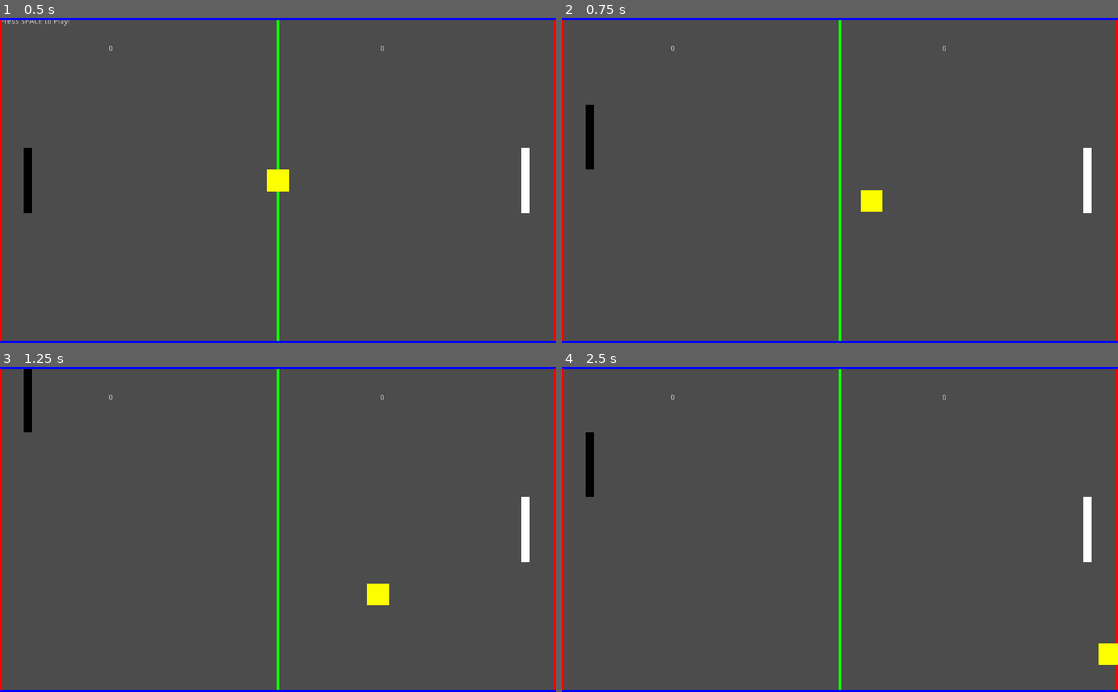
Above: before the commit, frames 1-4 (two rows, left to right).
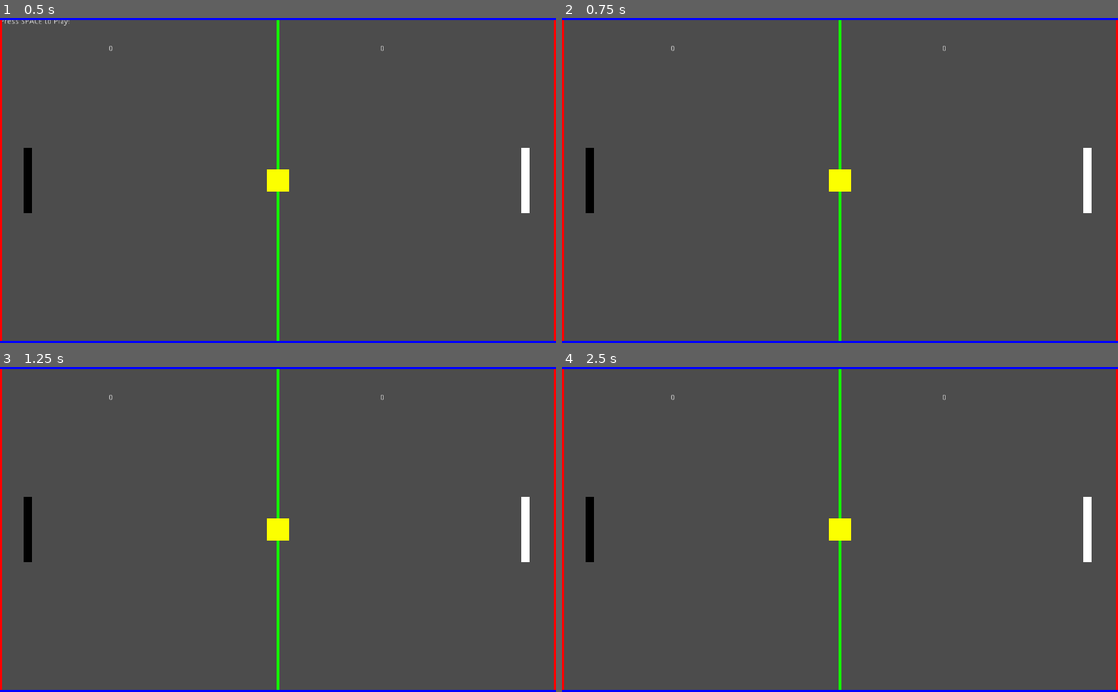
Above: after the commit, the same moments.

Repository: Usatas/Battle-Pong
Game: Godot game, scene res://Main.tscn
Two runs of this game, one before a commit and one after it. Both use one fixed random seed, a clock stepped at 60 frames per second and the inputs below.
Inputs (mouse positions are in pixels of both pictures, inside the frame that each line leads up to):
- Up to frame 1 (0.5 s): no input
- Up to frame 2 (0.75 s): tap Space (start_game, bound only after the commit) at 0.5, 0.6 s; move the mouse to (962, 164) at 0.52 s; hold W (player_one_up) from 0.53 s (still down); click (962, 164) at 0.67 s
- Up to frame 3 (1.25 s): keep holding W (player_one_up)
- Up to frame 4 (2.5 s): move the mouse to (728, 545) at 1.27 s; release W (player_one_up) at 1.28 s; hold S (player_one_down) 1.28-2.03 s; tap Space (start_game, bound only after the commit) at 1.35, 2.1 s; move the mouse to (895, 458) at 2.02 s; hold W (player_one_up) from 2.03 s (still down)

Frame 1 is identical in both runs. In frame 2, 0.9% of the frame differs, in the area x 4-58%, y 26-61%; in frame 3, 1.1%, in the area x 4-70%, y 0-74%; in frame 4, 1.1%.

Commit message:
Zwei Pyhton-Skripte können sich nun mit dem Spiel verbinden, ihren Step schicken und erhalten als Antwort die Observation als JSON. Ein Step (Derzeit Spielzeit 0,1s) müssen beide KI's ihren nächsten Step an das Spiel geschickt haben.

Diff:
--- a/Battle Pong/Ball.gd
+++ b/Battle Pong/Ball.gd
@@ -70,6 +70,9 @@
 func set_playing(_playing):
     playing = _playing
 
+func set_pause(value):
+    get_tree().paused=value
+
 func start(pos):
     position = pos
     show()
@@ -80,3 +83,6 @@
     if rand_range(-1,1)<0:
         velocity.x*=-1
     print(velocity)
+
+func get_observation():
+    return {"velocity":{"X":velocity.x,"Y":velocity.y}, "position":{"X":position.x,"Y":position.y}}
--- a/Battle Pong/Ball.tscn
+++ b/Battle Pong/Ball.tscn
@@ -17,6 +17,7 @@
 extents = Vector2( 6.66667, 6.66419 )
 
 [node name="Ball" type="KinematicBody2D"]
+pause_mode = 1
 collision_layer = 8
 collision_mask = 7
 motion/sync_to_physics = true
--- a/Battle Pong/Main.gd
+++ b/Battle Pong/Main.gd
@@ -1,9 +1,21 @@
 extends Node
+
+# The port we will listen to.
+const PORT = 9080
+# Our WebSocketServer instance.
+var _server = WebSocketServer.new()
+var player_one_client_id
+var player_two_client_id
+var deltaN = 0
+var action_player_one =  InputEventAction.new()
+var next_step_player_one = false
+var action_player_two =  InputEventAction.new()
+var next_step_player_two = false
 
 var Ball = preload("Ball.tscn")
 var ball = Ball.instance()
-var score_player_one =0
-var score_player_two=0
+var score_player_one = 0
+var score_player_two = 0
 
 var playing = false
 var score_event = false
@@ -15,11 +27,28 @@
 var message = SPACE_TO_PLAY
 
 func _ready():
+    # Connect base signals to get notified of new client connections,
+    # disconnections, and disconnect requests.
+    _server.connect("client_connected", self, "_connected")
+    _server.connect("client_disconnected", self, "_disconnected")
+    _server.connect("client_close_request", self, "_close_request")
+    # This signal is emitted when not using the Multiplayer API every time a
+    # full packet is received.
+    # Alternatively, you could check get_peer(PEER_ID).get_available_packets()
+    # in a loop for each connected peer.
+    _server.connect("data_received", self, "_on_data")
+    # Start listening on the given port.
+    var err = _server.listen(PORT)
+    if err != OK:
+        print("Unable to start server")
+        set_process(false)
+
     set_ball()
     $PlayerOne.start($StartPositionPlayerOne.position)
     $PlayerTwo.start($StartPositionPlayerTwo.position)
     display_message()
     update_score()
+    pause()
 
 func _input(_event):
     if Input.is_key_pressed(KEY_SPACE):
@@ -38,6 +67,9 @@
 
 
 func _process(delta):
+    # print(delta)
+    _server.poll() # in in steuerung durch Timer auslagern, damit der Process durch Pause lahm gelegt werden kann
+
     check_point_scored()
     handle_score_event()
     handle_game_end()
@@ -46,6 +78,7 @@
     if ball.position.x <= 0:
         score_event = true
         score_player_two += 1
+
     if ball.position.x >= 1024:
         score_event = true
         score_player_one += 1
@@ -82,7 +115,6 @@
     $PlayerTwo.start($StartPositionPlayerTwo.position)
     $StartTimer.start()
 
-
 func remove_ball():
     remove_child(ball)
 
@@ -114,3 +146,142 @@
 func _on_PlayerOne_hit():
     ball.ball_hit_paddle($PlayerOne.position, $PlayerOne/CollisionShape2D.shape.extents, true)
     pass # Replace with function body.
+
+
+
+
+func _connected(id, proto):
+    # This is called when a new peer connects, "id" will be the assigned peer id,
+    # "proto" will be the selected WebSocket sub-protocol (which is optional)
+    #if(not player_one_client_id):
+    #    player_one_client_id = id
+    #if(not player_two_client_id):
+    #    player_two_client_id = id
+    print("Client %d connected with protocol: %s" % [id, proto])
+
+
+func _close_request(id, code, reason):
+    # This is called when a client notifies that it wishes to close the connection,
+    # providing a reason string and close code.
+    print("Client %d disconnecting with code: %d, reason: %s" % [id, code, reason])
+
+
+func _disconnected(id, was_clean = false):
+    # This is called when a client disconnects, "id" will be the one of the
+    # disconnecting client, "was_clean" will tell you if the disconnection
+    # was correctly notified by the remote peer before closing the socket.
+    if( player_one_client_id == id ):
+        player_one_client_id = null
+        print("Player One with Client %d disconnected, clean: %s" % [id, str(was_clean)])
+    if(player_two_client_id== id):
+        player_two_client_id = null
+        print("Player Two with Client %d disconnected, clean: %s" % [id, str(was_clean)])
+    else:
+        print("Client %d disconnected, clean: %s" % [id, str(was_clean)])
+
+
+func _on_data(id):
+    # Print the received packet, you MUST always use get_peer(id).get_packet to receive data,
+    # and not get_packet directly when not using the MultiplayerAPI.
+    var pkt = _server.get_peer(id).get_packet()
+    print("Got data from client %d: %s ... echoing" % [id, pkt.get_string_from_utf8()])
+
+    var data = (JSON.parse(pkt.get_string_from_utf8())).get_result()
+    #print(data)
+    # var player = data[0]
+    # var command = data[1]
+    #if(command == "UP"):
+    if(data):
+        for i in data:
+            print(i)
+            if(i=="player_one"):
+                player_one_client_id = id
+            if(i=="player_two"):
+                player_two_client_id = id
+            if(i == "player_one_up"):
+                action_player_one = InputEventAction.new()
+                action_player_one.action = i
+                action_player_one.pressed = true
+                Input.parse_input_event(action_player_one)
+                next_step_player_one  = true
+            if(i == "player_one_down"):
+                action_player_one = InputEventAction.new()
+                action_player_one.action = i
+                action_player_one.pressed = true
+                Input.parse_input_event(action_player_one)
+                next_step_player_one  = true
+            if(i=="player_one_nothing"):
+                next_step_player_one  = true
+            if(i == "player_two_up"):
+                action_player_two = InputEventAction.new()
+                action_player_two.action = i
+                action_player_two.pressed = true
+                Input.parse_input_event(action_player_two)
+                next_step_player_two  = true
+            if(i == "player_two_down"):
+                action_player_two = InputEventAction.new()
+                action_player_two.action = i
+                action_player_two.pressed = true
+                Input.parse_input_event(action_player_two)
+                next_step_player_two  = true
+            if(i == "player_two_nothing"):
+                next_step_player_two  = true
+            if(i == "start_game"):
+                play()
+                var return_value = get_return_value_as_utf8_JSON()
+                #print(return_value)
+                #if(player_one_client_id and action_player_one.is_pressed() == false):
+                #    _server.get_peer(player_one_client_id).put_packet(return_value)
+                #if(player_two_client_id) and action_player_two.is_pressed() == false:
+                #    _server.get_peer(player_two_client_id).put_packet(return_value)
+                _server.get_peer(id).put_packet(return_value)
+                pass
+            if(i=="connect_player"):
+                var return_value = get_return_value_as_utf8_JSON()
+                #print(return_value)
+                #if(player_one_client_id and action_player_one.is_pressed() == false):
+                #    _server.get_peer(player_one_client_id).put_packet(return_value)
+                #if(player_two_client_id) and action_player_two.is_pressed() == false:
+                #    _server.get_peer(player_two_client_id).put_packet(return_value)
+                _server.get_peer(id).put_packet(return_value)
+                pass
+    if(next_step_player_one and next_step_player_two):
+        unpause()
+        $RunTimer.start()
+
+
+func get_return_value_as_utf8_JSON():
+    var observation = {"PlayerOne":{"X":$PlayerOne.position.x,"Y":$PlayerOne.position.y}, "PlayerTwo":{"X":$PlayerTwo.position.x,"Y":$PlayerTwo.position.y}, "ball":ball.get_observation()}
+    var return_value = {"observation":observation, "reward":{"PlayerOneScore":score_player_one, "PlayerTwoScore":score_player_two}, "done":(not playing), "info":{}}
+    return (JSON.print(return_value)).to_utf8()
+
+
+func _on_RunTimer_timeout():
+    print("_RunTimer_timeout")
+    pause()
+
+    action_player_one.pressed = false
+    action_player_two.pressed = false
+    Input.parse_input_event(action_player_one)
+    Input.parse_input_event(action_player_two)
+    next_step_player_one = false
+    next_step_player_two = false
+
+    var return_value = get_return_value_as_utf8_JSON()
+    #print(return_value)
+    if(player_one_client_id):
+        _server.get_peer(player_one_client_id).put_packet(return_value)
+    if(player_two_client_id):
+        _server.get_peer(player_two_client_id).put_packet(return_value)
+
+func pause():
+    print("pause")
+    ball.set_pause(true)
+    $PlayerOne.set_pause(true)
+    $PlayerTwo.set_pause(true)
+
+func unpause():
+    print("unpause")
+    ball.set_pause(false)
+    $PlayerOne.set_pause(false)
+    $PlayerTwo.set_pause(false)
--- a/Battle Pong/Main.tscn
+++ b/Battle Pong/Main.tscn
@@ -5,6 +5,7 @@
 [ext_resource path="res://Wall.tscn" type="PackedScene" id=3]
 
 [node name="Node2D" type="Node2D"]
+pause_mode = 2
 script = ExtResource( 2 )
 
 [node name="Player2Score" type="Label" parent="."]
@@ -55,8 +56,10 @@
 position = Vector2( 52, 300 )
 
 [node name="PlayerTwo" parent="." instance=ExtResource( 1 )]
+pause_mode = 1
 
 [node name="PlayerOne" parent="." instance=ExtResource( 1 )]
+pause_mode = 1
 is_player_one = true
 
 [node name="ColorRect4" type="ColorRect" parent="."]
@@ -80,5 +83,11 @@
 
 [node name="WallBottom" parent="." instance=ExtResource( 3 )]
 position = Vector2( 0, 600 )
+
+[node name="RunTimer" type="Timer" parent="."]
+pause_mode = 2
+wait_time = 0.1
+one_shot = true
 [connection signal="hit" from="PlayerTwo" to="." method="_on_PlayerTwo_hit"]
 [connection signal="hit" from="PlayerOne" to="." method="_on_PlayerOne_hit"]
+[connection signal="timeout" from="RunTimer" to="." method="_on_RunTimer_timeout"]
--- a/Battle Pong/Player.gd
+++ b/Battle Pong/Player.gd
@@ -51,3 +51,7 @@
     position = pos
     show()
     $CollisionShape2D.disabled = false
+
+
+func set_pause(value):
+    get_tree().paused=value
--- a/Battle Pong/Player.tscn
+++ b/Battle Pong/Player.tscn
@@ -31,11 +31,12 @@
 scale = Vector2( 3, 6 )
 frames = SubResource( 1 )
 animation = "wave"
-frame = 2
+frame = 1
 speed_scale = 2.0
 playing = true
 
 [node name="CollisionShape2D" type="CollisionShape2D" parent="."]
+light_mask = 9
 shape = SubResource( 2 )
 
 [node name="ColorRect" type="ColorRect" parent="."]
--- a/Battle Pong/project.godot
+++ b/Battle Pong/project.godot
@@ -46,6 +46,11 @@
 "events": [ Object(InputEventKey,"resource_local_to_scene":false,"resource_name":"","device":0,"alt":false,"shift":false,"control":false,"meta":false,"command":false,"pressed":false,"scancode":16777234,"unicode":0,"echo":false,"script":null)
  ]
 }
+start_game={
+"deadzone": 0.5,
+"events": [ Object(InputEventKey,"resource_local_to_scene":false,"resource_name":"","device":0,"alt":false,"shift":false,"control":false,"meta":false,"command":false,"pressed":false,"scancode":32,"unicode":0,"echo":false,"script":null)
+ ]
+}
 
 [layer_names]
 
